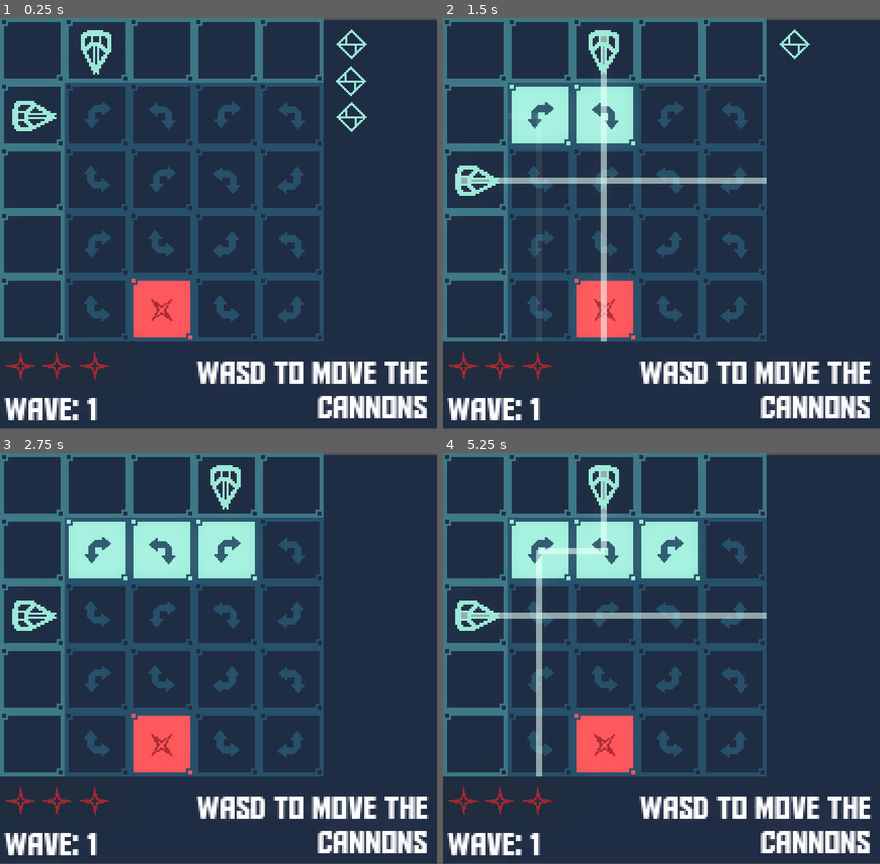
Above: before the commit, frames 1-4 (two rows, left to right).
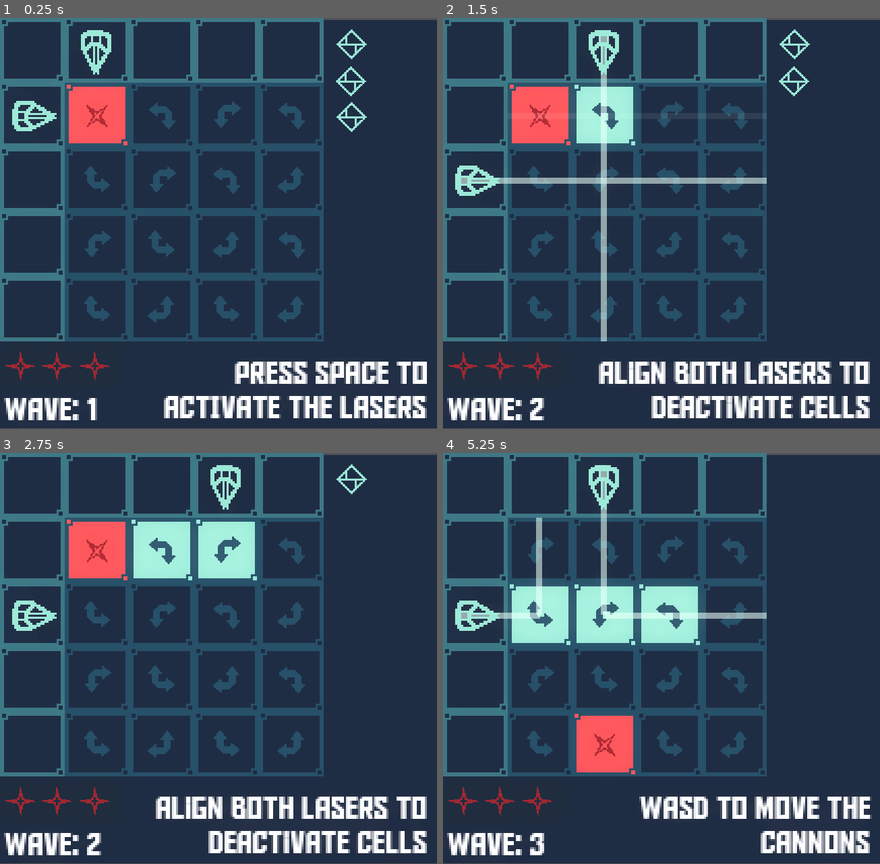
Above: after the commit, the same moments.

Repository: MisterProjectLC/LaserGrid
Game: Godot game, scene res://src/main.tscn
The game is run twice, just before and just after one commit, with the same random seed, the same clock (stepped at 60 frames per second) and the same inputs.
Inputs (mouse positions are in pixels of both pictures, inside the frame that each line leads up to):
- Up to frame 1 (0.25 s): no input
- Up to frame 2 (1.5 s): tap Space (activate) at 0.5, 0.6, 1.25, 1.35 s; move the mouse to (539, 116) at 0.52 s; hold D (right) 0.53-1.28 s; click (539, 116) at 0.67 s; move the mouse to (604, 116) at 1.27 s; hold S (down) from 1.28 s (still down); click (604, 116) at 1.42 s
- Up to frame 3 (2.75 s): tap Enter at 2 s; move the mouse to (227, 551) at 2.02 s; release S (down) at 2.03 s; hold D (right) from 2.03 s (still down); tap Space (activate) at 2.1 s; click (227, 551) at 2.17 s
- Up to frame 4 (5.25 s): tap Space (activate) at 2.75, 2.85, 3.6, 4.25, 4.35, 5.1 s; move the mouse to (735, 551) at 2.77 s; release D (right) at 2.78 s; hold W (up) 2.78-3.53 s; click (735, 551) at 2.92 s; tap Enter at 3.5 s; move the mouse to (539, 613) at 3.52 s; hold A (left) 3.53-5.03 s; click (539, 613) at 3.67 s; move the mouse to (604, 613) at 4.27 s; click (604, 613) at 4.42 s; move the mouse to (670, 613) at 5.02 s; hold S (down) from 5.03 s (still down); click (670, 613) at 5.17 s

The runs differ from the first frame. In frame 1, 7.7% of the frame differs, in the area x 15-99%, y 16-98%; in frame 2, 8.3%; in frame 3, 8.3%; in frame 4, 11%, in the area x 15-98%, y 15-98%.

Commit message:
game playable

Diff:
--- a/src/grid.gd
+++ b/src/grid.gd
@@ -4,8 +4,8 @@
 signal wave_advanced(wave)
 signal explain(text)
 
-enum WAVE_TYPES {SINGLE, DOUBLE, TRIPLE, BLOCKER, DOUBLEBLOCKER,
-	DOUBLETARGET_BLOCKER, FORTIFIED}
+enum WAVE_TYPES {SINGLE, DOUBLE, TRIPLE, BLOCKER, DOUBLEBLOCKER, QUICKBLOCKER,
+	DOUBLETARGET_BLOCKER, FORTIFIED, TUTORIAL_0, TUTORIAL_1, TUTORIAL_2, TUTORIAL_3}
 
 var wave_count = 0
 var targets_alive = 0
@@ -64,17 +64,33 @@
 
 
 func choose_wave():
+	if wave_count < 2:
+		if wave_count == 1:
+			explain.emit("Align both lasers to deactivate cells")
+		return start_specific_wave(WAVE_TYPES.TUTORIAL_0)
+
 	if wave_count < 5:
+		if wave_count == 2:
+			explain.emit("WASD to move the cannons")
 		return start_specific_wave(WAVE_TYPES.SINGLE)
 
 	if wave_count < 10:
 		if wave_count == 5:
 			explain.emit("Blue cells deflect lasers")
+			return start_specific_wave(WAVE_TYPES.TUTORIAL_1)
+		elif wave_count == 6:
+			return start_specific_wave(WAVE_TYPES.TUTORIAL_2)
+		elif wave_count == 7:
+			return start_specific_wave(WAVE_TYPES.TUTORIAL_3)
+		explain.emit("Click on cells to toggle deflect")
 		return start_specific_wave(WAVE_TYPES.BLOCKER)
+
+	if wave_count == 31:
+		return start_specific_wave(WAVE_TYPES.FORTIFIED)
 
 	if wave_count >= 30 and wave_count % 10 == 0:
 		if wave_count == 30:
-			explain.emit("Destroy them with one burst")
+			explain.emit("Destroy them with one burst!")
 		return start_specific_wave(WAVE_TYPES.FORTIFIED)
 
 	if wave_count >= 10 and (wave_count+3) % 5 == 0:
@@ -83,13 +99,18 @@
 	if wave_count >= 10 and wave_count % 5 == 0:
 		return start_specific_wave(WAVE_TYPES.DOUBLEBLOCKER)
 
-	if wave_count % 2:
+	if wave_count % 2 == 0:
+		if wave_count == 14:
+			explain.emit("Destroy them quickly!")
 		if wave_count <= 20:
 			return start_specific_wave(WAVE_TYPES.DOUBLE)
 		else:
 			return start_specific_wave(WAVE_TYPES.TRIPLE)
 
-	return start_specific_wave(WAVE_TYPES.BLOCKER)
+	if wave_count <= 30:
+		return start_specific_wave(WAVE_TYPES.BLOCKER)
+	else:
+		return start_specific_wave(WAVE_TYPES.QUICKBLOCKER)
 
 
 func start_specific_wave(wave_type):
@@ -107,6 +128,9 @@
 		WAVE_TYPES.BLOCKER:
 			var target = spawn_random_target()
 			spawn_hard_blocker(target)
+		WAVE_TYPES.QUICKBLOCKER:
+			var target = spawn_random_target(true)
+			spawn_hard_blocker(target)
 		WAVE_TYPES.DOUBLEBLOCKER:
 			var target = spawn_centered_target()
 			spawn_hard_blocker(target)
@@ -119,6 +143,22 @@
 			fortified = true
 			spawn_centered_target(false, true)
 			spawn_random_target(false, true)
+		WAVE_TYPES.TUTORIAL_0:
+			spawn_target(0, 0)
+		WAVE_TYPES.TUTORIAL_1:
+			spawn_target(0, 1)
+			get_square(0, 0).set_blocked(true)
+			get_square(2, 1).set_reflecting(true)
+		WAVE_TYPES.TUTORIAL_2:
+			spawn_target(3, 0)
+			get_square(1, 0).set_blocked(true)
+			get_square(3, 1).set_reflecting(true)
+		WAVE_TYPES.TUTORIAL_3:
+			spawn_target(1, 3)
+			get_square(0, 3).set_blocked(true)
+			get_square(1, 0).set_reflecting(true)
+			get_square(3, 3).set_reflecting(true)
+
 
 
 func spawn_target(x, y, quick = false, fortified = false):
--- a/src/main.tscn
+++ b/src/main.tscn
@@ -218,7 +218,7 @@
 offset_bottom = 199.667
 theme_override_fonts/font = ExtResource("11_jwihq")
 theme_override_font_sizes/font_size = 16
-text = "WASD TO MOVE THE CANNONS"
+text = "PRESS SPACE TO ACTIVATE THE LASERS"
 horizontal_alignment = 2
 vertical_alignment = 2
 autowrap_mode = 2
